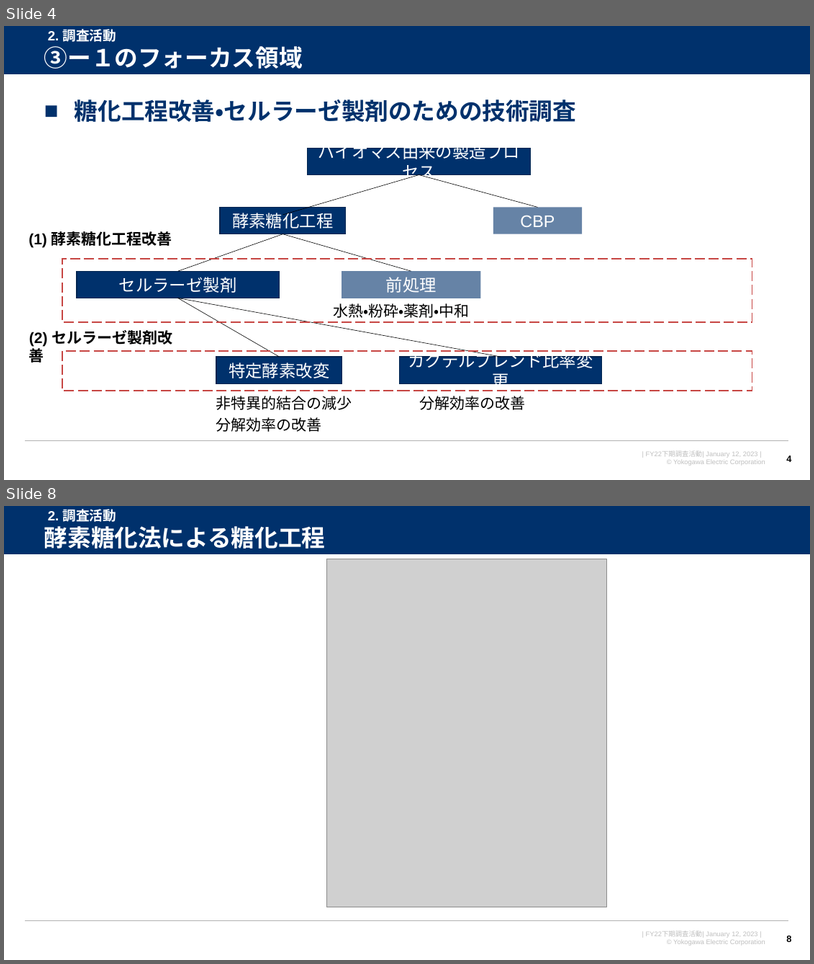
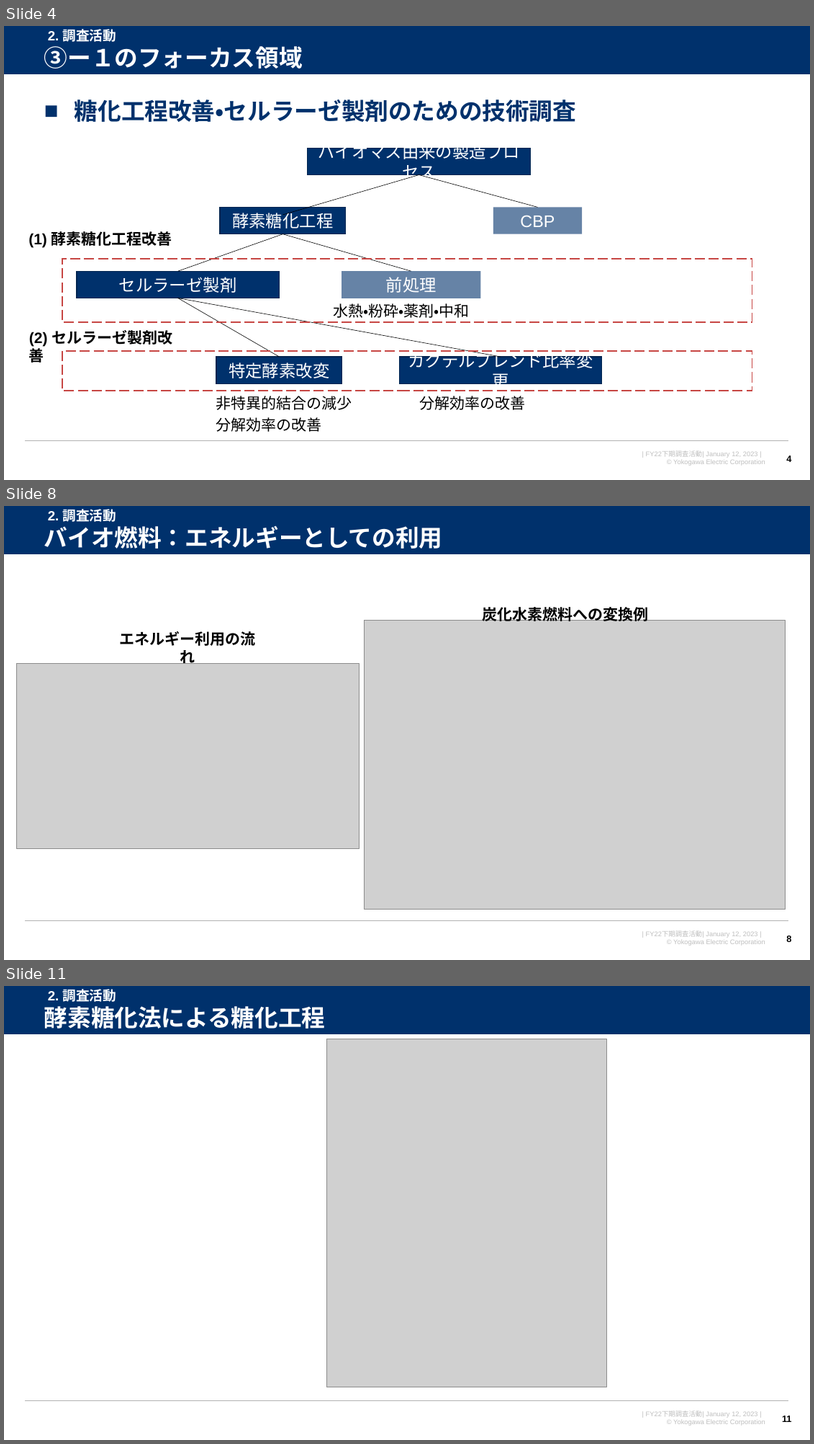
Before and after one commit to watarukumagai-git/denovo, a slide deck: survey_doc/230119_人工酵素設計_進捗報告_rev.0.pptx. Shown one above the other, each under a label of ours: slides 4 and 8 before the commit, slides 4, 8 and 11 after it; the slides between them are not shown. The pictures are 814x964 and 814x1444 pixels, drawn with LibreOffice and Linux fonts; fonts in the diff are those of the drawing; grey boxes stand for pictures; background and template pictures are left out. Boxes give left, top, right and bottom in pixels: in the first picture for what was removed or moved away, otherwise in the second. Text is boxed around its words. In the diff, an @@ line names an element or a change of style, - is before the commit and + after.

```diff
--- a/survey_doc/230119_人工酵素設計_進捗報告_rev.0.pptx
+++ b/survey_doc/230119_人工酵素設計_進捗報告_rev.0.pptx
@@ slide 8 added at [4,506,810,960], background #FFFFFF; not listed: 4 template elements that a slide beside it also shows @@
@@ text added at [44,525,443,548], 28 pt, text #FFFFFF, bold @@
+バイオ燃料：エネルギーとしての利用
@@ text added at [48,509,116,522], 16 pt, text #FFFFFF, bold @@
+2. 調査活動
@@ text added at [483,605,649,621], 18 pt, text #000000, bold @@
+炭化水素燃料への変換例
@@ text added at [120,631,256,646], 18 pt, text #000000, bold @@
+エネルギー利用の流れ
@@ picture added at [365,620,785,909] @@
@@ picture added at [16,664,359,849] @@
@@ page number added at [787,934,792,944], 11 pt, text #000000, bold @@
+8
@@ what was slide 8 is now slide 11 @@
@@ page number at [782,1415,792,1422]: text changed @@
-8
+11
```
Also in this commit, not shown: 3 slides changed, 2 other slides added.
